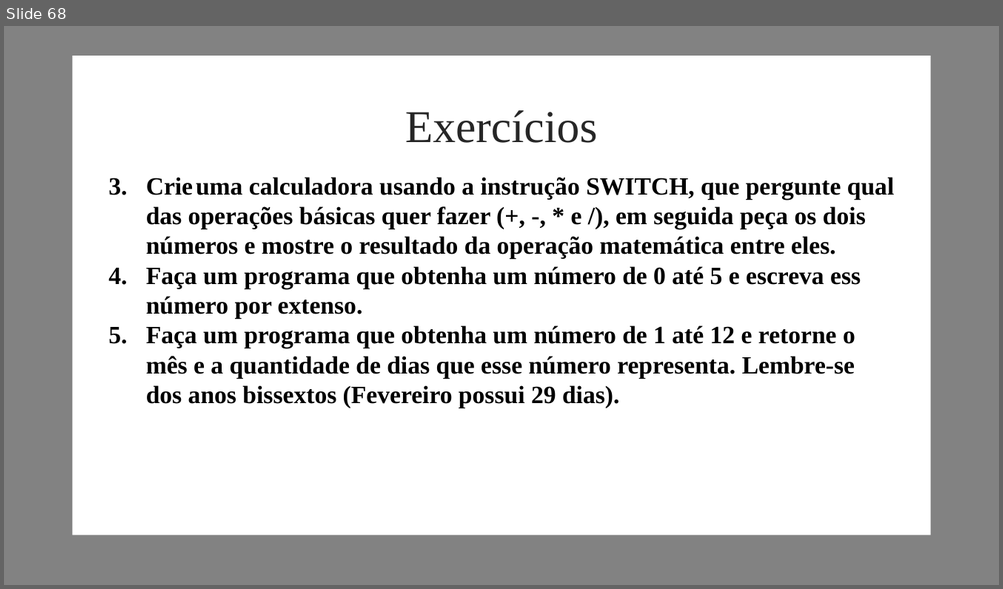
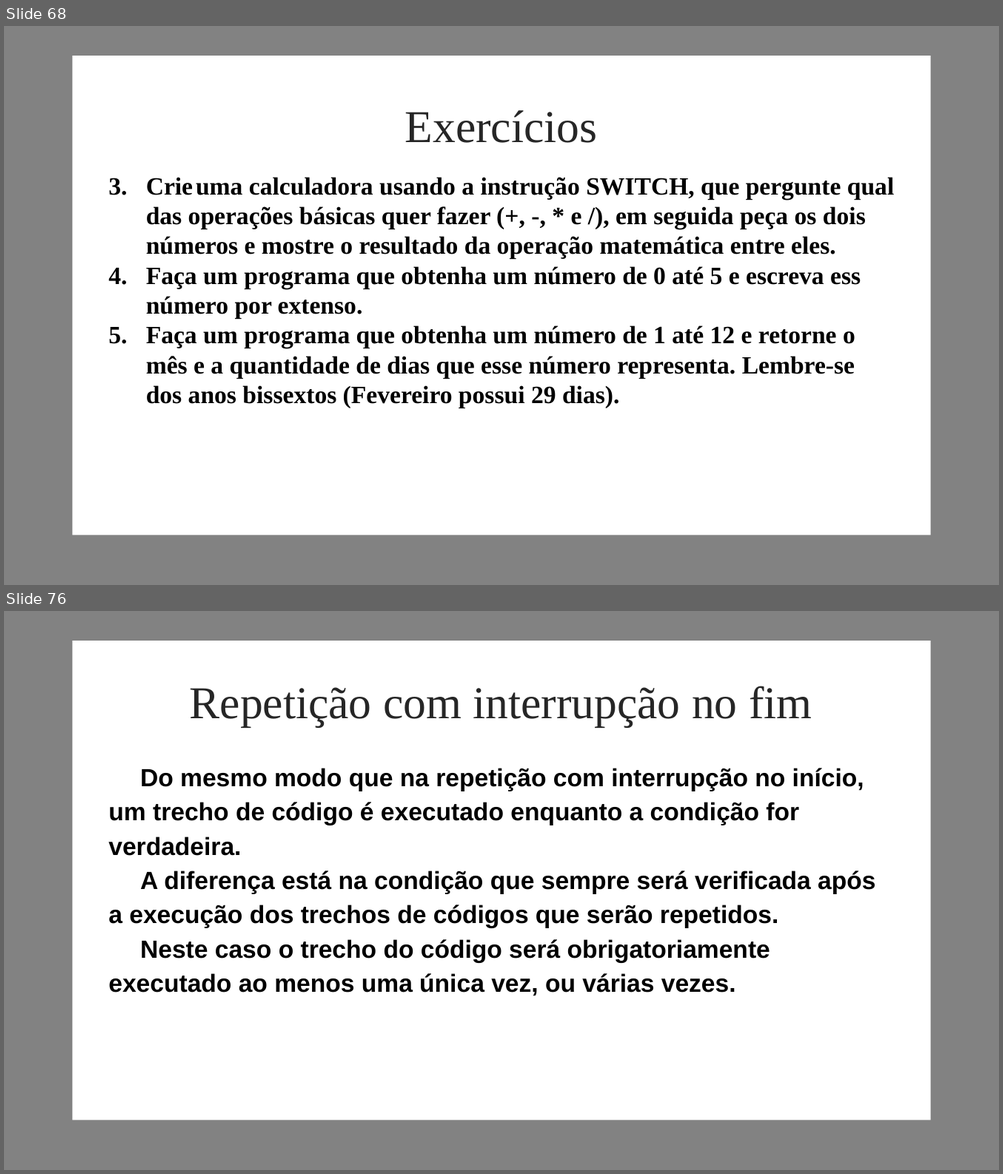
Before and after one commit to grazielags/Turma_1_Carreira_Programador, a slide deck: Graziela/Material/Carreira programador - Módulo 3.pptx. Shown one above the other, each under a label of ours: slide 68 before the commit, slides 68 and 76 after it; the slides between them are not shown. The pictures are 1003x589 and 1003x1174 pixels, drawn with LibreOffice and Linux fonts; fonts in the diff are those of the drawing; background and template pictures are left out. Boxes give left, top, right and bottom in pixels: in the first picture for what was removed or moved away, otherwise in the second. Text is boxed around its words. In the diff, an @@ line names an element or a change of style, - is before the commit and + after.

```diff
--- a/Graziela/Material/Carreira programador - Módulo 3.pptx
+++ b/Graziela/Material/Carreira programador - Módulo 3.pptx
@@ slide 76 added at bbox=[4, 611, 999, 1170], background picture (left out); not listed: 2 template elements that a slide beside it also shows @@
@@ text added at bbox=[190, 686, 811, 727], 44 pt, text #262626 @@
+Repetição com interrupção no fim
@@ text added at bbox=[108, 768, 875, 997], 24 pt, text #000000, bold @@
+Do mesmo modo que na repetição com interrupção no início, um trecho de código é executado enquanto a condição for verdadeira.
+A diferença está na condição que sempre será verificada após a execução dos trechos de códigos que serão repetidos.
+Neste caso o trecho do código será obrigatoriamente executado ao menos uma única vez, ou várias vezes.
```
Also in this commit, not shown: 1 slide changed, 26 other slides added, 1 other file.
